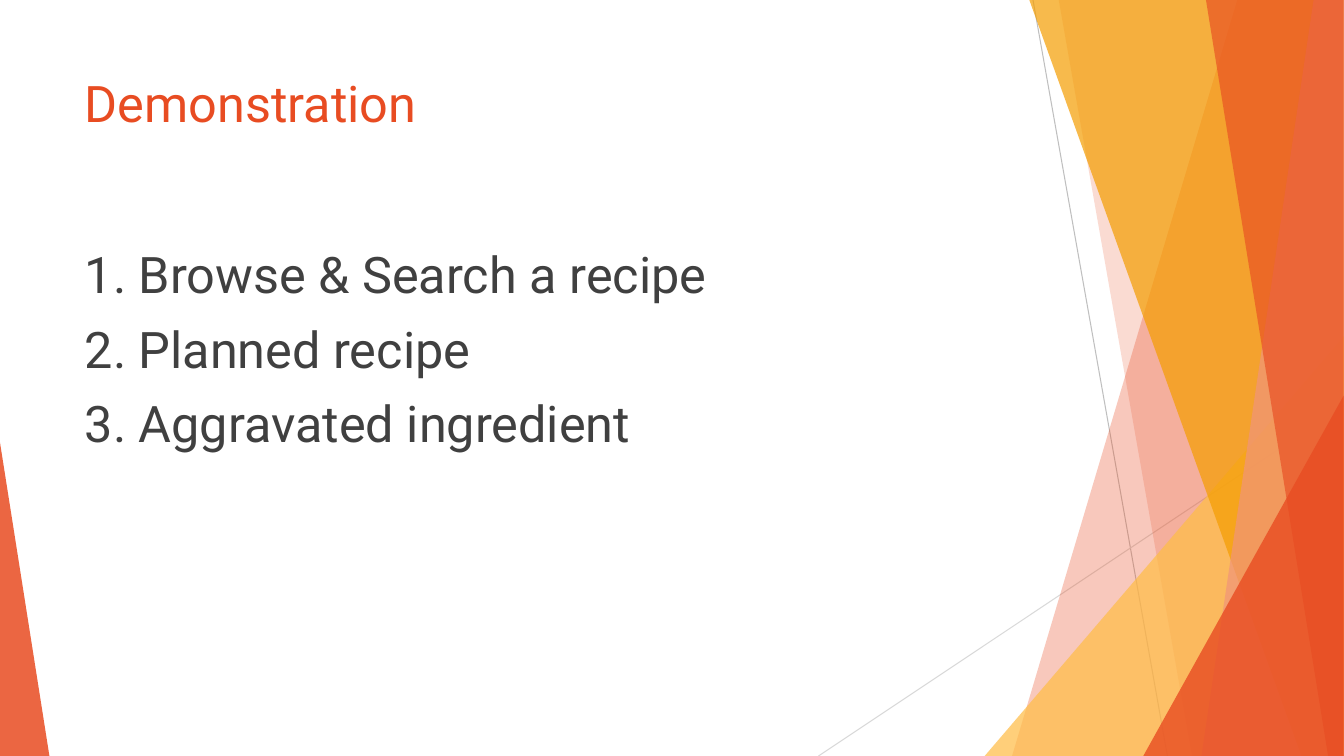
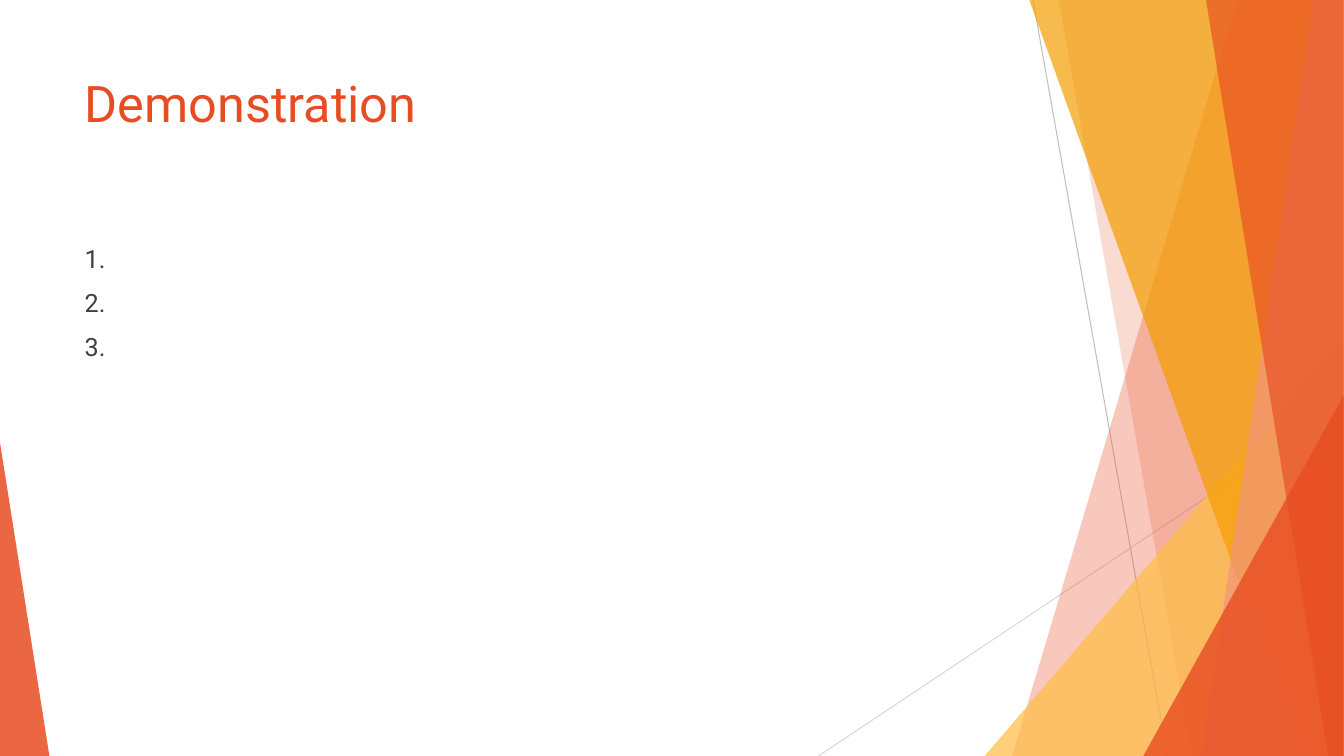
Before and after one commit to Foodies-cs262/client, a slide deck: slide 3 of Cheferone.pptx (slide 4 before the commit). Drawn at 1344x756 pixels with LibreOffice and Linux fonts; fonts in the diff are those of the drawing. Boxes give left, top, right and bottom in pixels: in the first picture for what was removed or moved away, otherwise in the second. Text is boxed around its words. In the diff, an @@ line names an element or a change of style, - is before the commit and + after.

```diff
--- a/Cheferone.pptx
+++ b/Cheferone.pptx
@@ text at [85,250,106,357]: text changed; size 36 to 18 pt @@
-1. Browse & Search a recipe
-2. Planned recipe
-3. Aggravated ingredient
+1.
+2.
+3.
```
Also in this commit, not shown: 3 other slides changed, 3 slides added, 4 slides removed, 17 other files.
